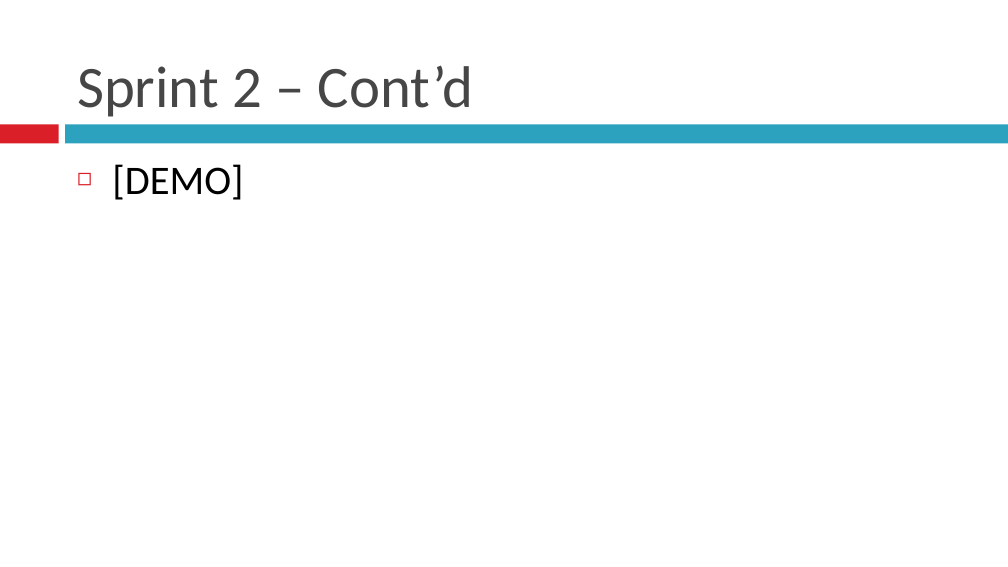
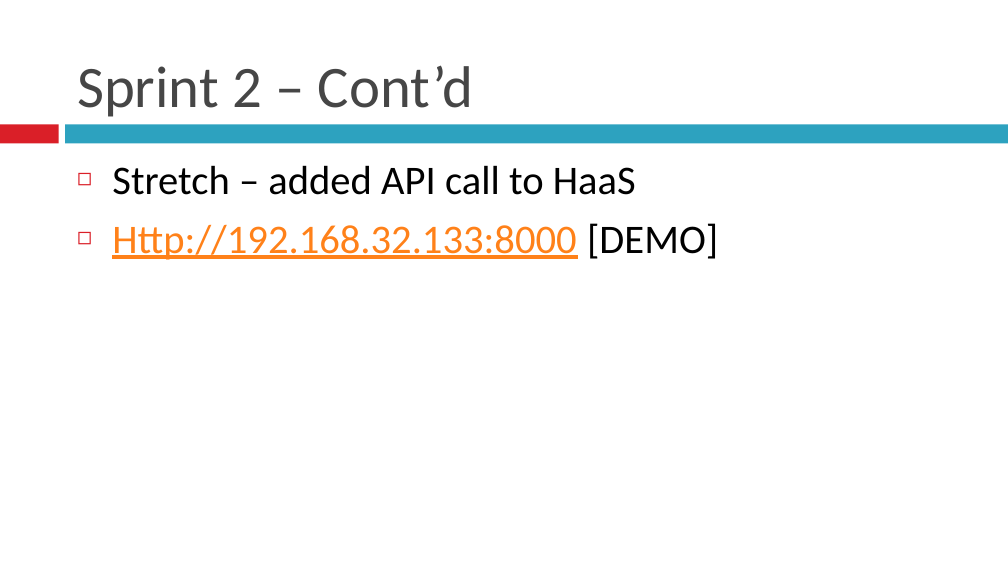
Before and after one commit to BU-EC500-SP15/moc-gui-plugins, a slide deck: slide 6 of MOCUIPlugin-Demo2.pptx. Drawn at 1008x567 pixels with LibreOffice and Linux fonts; fonts in the diff are those of the drawing. Boxes give left, top, right and bottom in pixels: in the first picture for what was removed or moved away, otherwise in the second. Text is boxed around its words. In the diff, an @@ line names an element or a change of style, - is before the commit and + after.

```diff
--- a/MOCUIPlugin-Demo2.pptx
+++ b/MOCUIPlugin-Demo2.pptx
@@ text at bbox=[112, 165, 718, 260]: text changed @@
-◻ [DEMO]
+◻ Stretch – added API call to HaaS
+◻ Http://192.168.32.133:8000 [DEMO]
```
Also in this commit, not shown: 4 other slides changed, 2 slides added, 3 slides removed.
